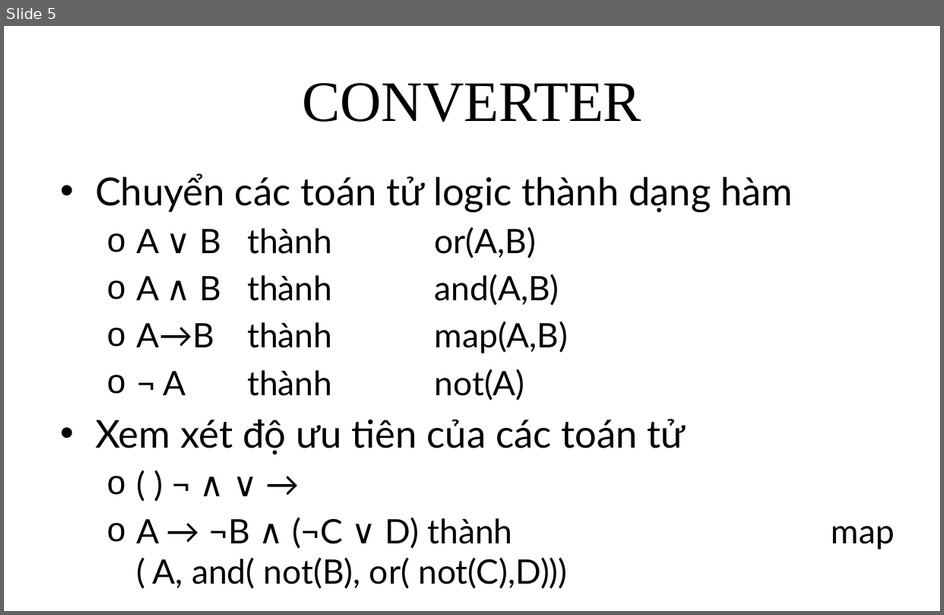
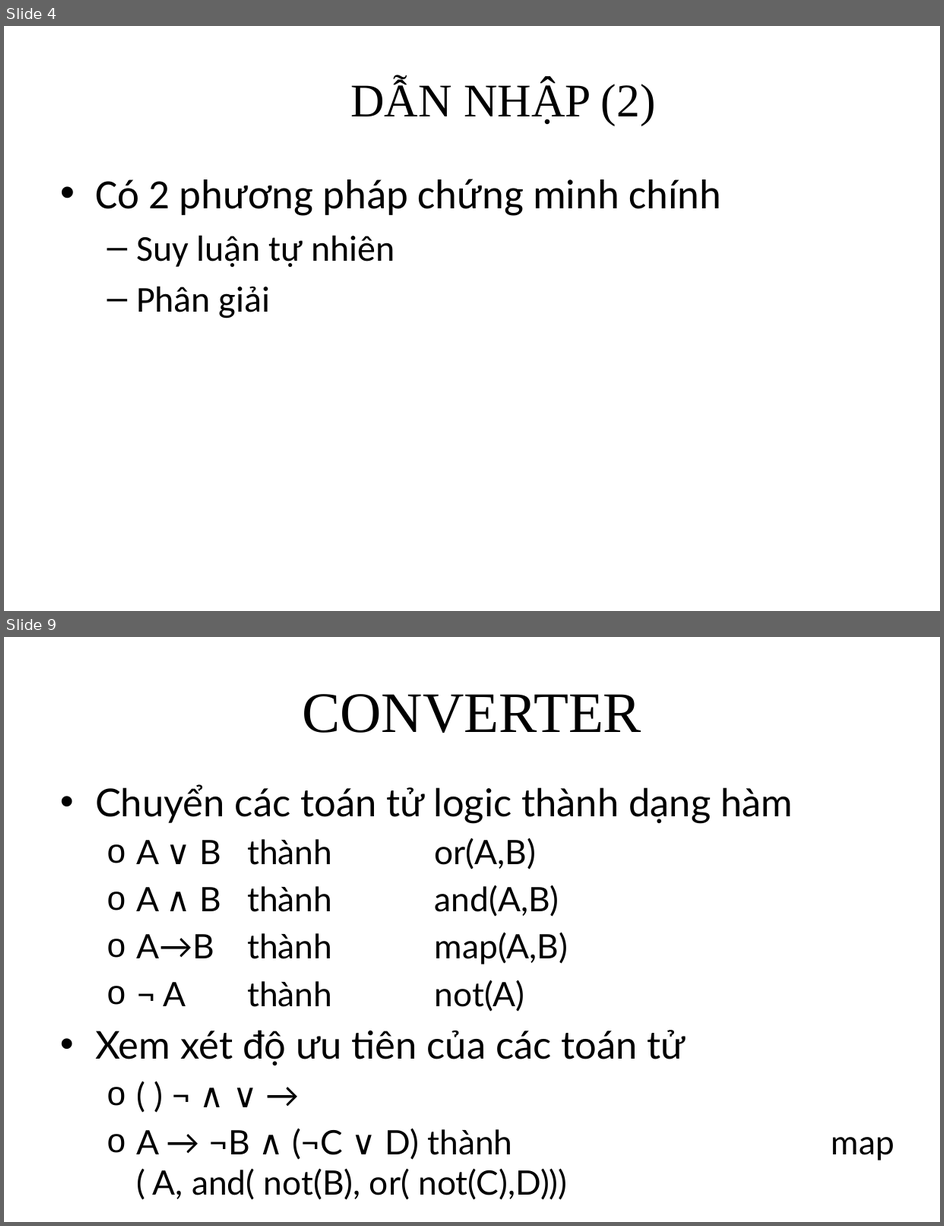
Before and after one commit to giang-rocker/logic, a slide deck: Report/SUY LUẬN TỰ NHIÊN.pptx. Shown one above the other, each under a label of ours: slide 5 before the commit, slides 4 and 9 after it; the slides between them are not shown. The pictures are 944x615 and 944x1226 pixels, drawn with LibreOffice and Linux fonts; fonts in the diff are those of the drawing. Boxes give left, top, right and bottom in pixels: in the first picture for what was removed or moved away, otherwise in the second. Text is boxed around its words. In the diff, an @@ line names an element or a change of style, - is before the commit and + after.

```diff
--- a/Report/SUY LUẬN TỰ NHIÊN.pptx
+++ b/Report/SUY LUẬN TỰ NHIÊN.pptx
@@ slide 4 added at box(4, 26, 940, 611), background #FFFFFF @@
@@ title added at box(351, 80, 656, 126), 36 pt, text #000000 @@
+DẪN NHẬP (2)
@@ text added at box(95, 179, 721, 319), 32 pt, text #000000 @@
+• Có 2 phương pháp chứng minh chính
+  – Suy luận tự nhiên
+  – Phân giải
@@ what was slide 5 is now slide 9 @@
```
Also in this commit, not shown: 3 slides changed, 5 other slides added, 1 slide removed.
